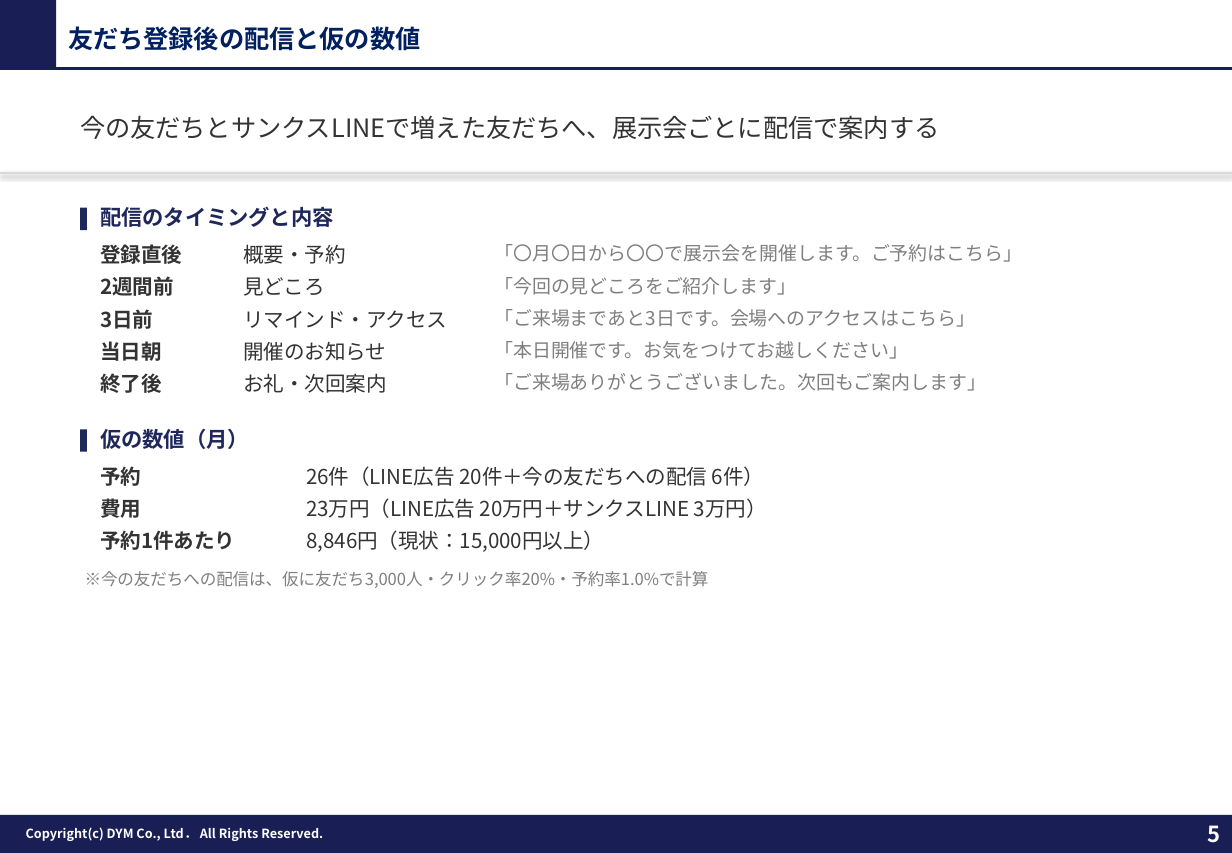
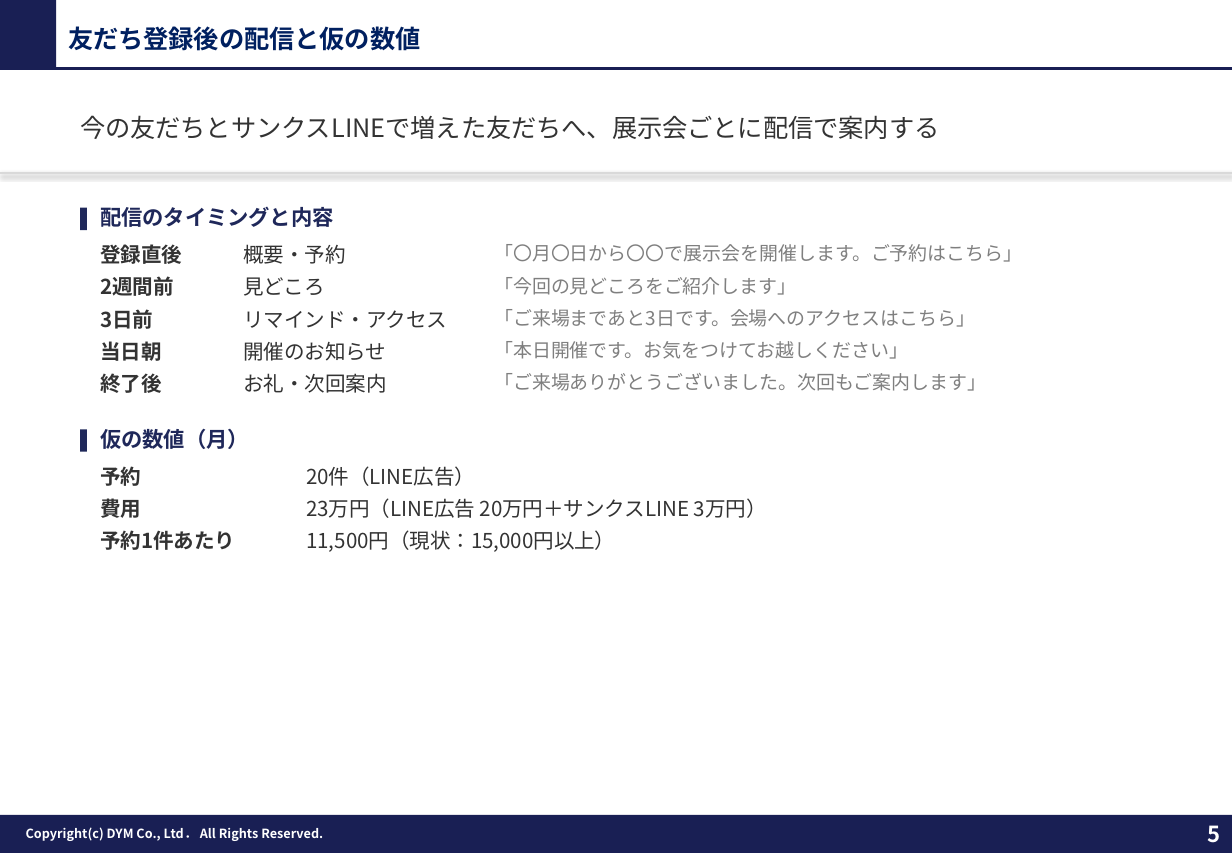
Before and after one commit to tonomura-r-dev/folder, a slide deck: slide 5 of 20261009_展示会LINE運用方針.pptx. Drawn at 1232x853 pixels with LibreOffice and Linux fonts; fonts in the diff are those of the drawing; background and template pictures are left out. Boxes give left, top, right and bottom in pixels: in the first picture for what was removed or moved away, otherwise in the second. Text is boxed around its words. In the diff, an @@ line names an element or a change of style, - is before the commit and + after.

```diff
--- a/20261009_展示会LINE運用方針.pptx
+++ b/20261009_展示会LINE運用方針.pptx
@@ text at <box>306,466,475,486</box>: text changed @@
-26件（LINE広告 20件＋今の友だちへの配信 6件）
+20件（LINE広告）
@@ text at <box>306,530,615,552</box>: text changed @@
-8,846円（現状：15,000円以上）
+11,500円（現状：15,000円以上）
@@ text removed at <box>85,571,709,588</box> @@
-※今の友だちへの配信は、仮に友だち3,000人・クリック率20%・予約率1.0%で計算
```
Also in this commit, not shown: 4 other files.
